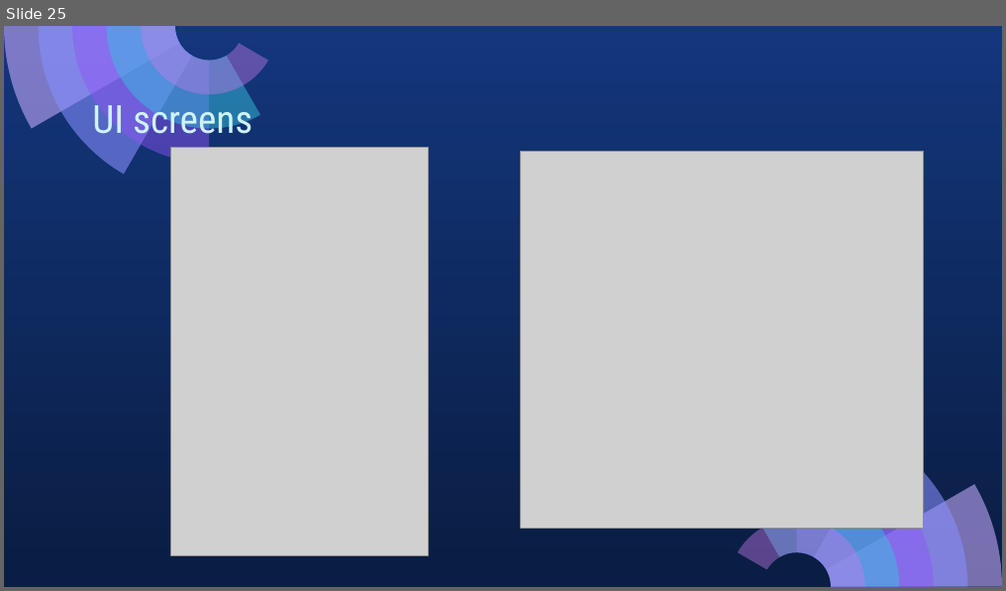
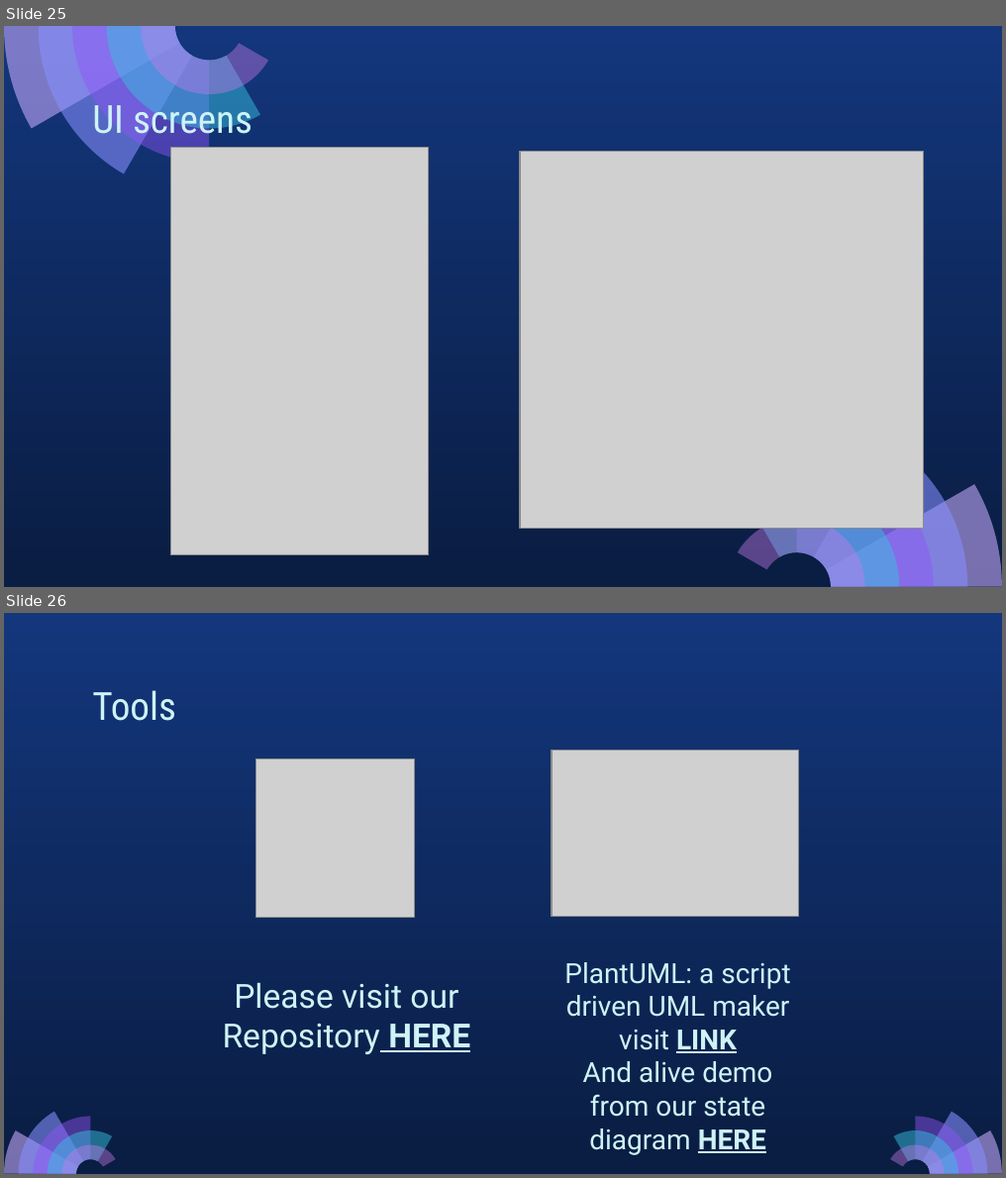
Before and after one commit to Abdullahaml1/cse608-assignments, a slide deck: Assignment_2/Assignment_2_presentation.pptx. Shown one above the other, each under a label of ours: slide 25 before the commit, slides 25 and 26 after it. The pictures are 1006x591 and 1006x1178 pixels, drawn with LibreOffice and Linux fonts; fonts in the diff are those of the drawing; grey boxes stand for pictures. Boxes give left, top, right and bottom in pixels: in the first picture for what was removed or moved away, otherwise in the second. Text is boxed around its words. In the diff, an @@ line names an element or a change of style, - is before the commit and + after.

```diff
--- a/Assignment_2/Assignment_2_presentation.pptx
+++ b/Assignment_2/Assignment_2_presentation.pptx
@@ slide 26 added at (4,613,1002,1174), background gradient #13367C to #0A1D42 @@
@@ title added at (92,690,176,721), 28 pt, text #CEF3F5 @@
+Tools
@@ picture added at (255,759,414,917) @@
@@ picture added at (551,751,799,916) @@
@@ subtitle added at (564,962,790,1156), 20 pt, text #CEF3F5 @@
+PlantUML: a script driven UML maker visit LINK
+And alive demo from our state diagram HERE
@@ subtitle added at (223,982,470,1055), 24 pt, text #CEF3F5 @@
+Please visit our Repository HERE
@@ group added at (4,1112,116,1174): 5 freeform shapes @@
@@ group added at (890,1112,1002,1174): 5 freeform shapes @@
```
Also in this commit, not shown: 20 other slides changed, 3 other slides added, 4 slides removed, 4 other files.
